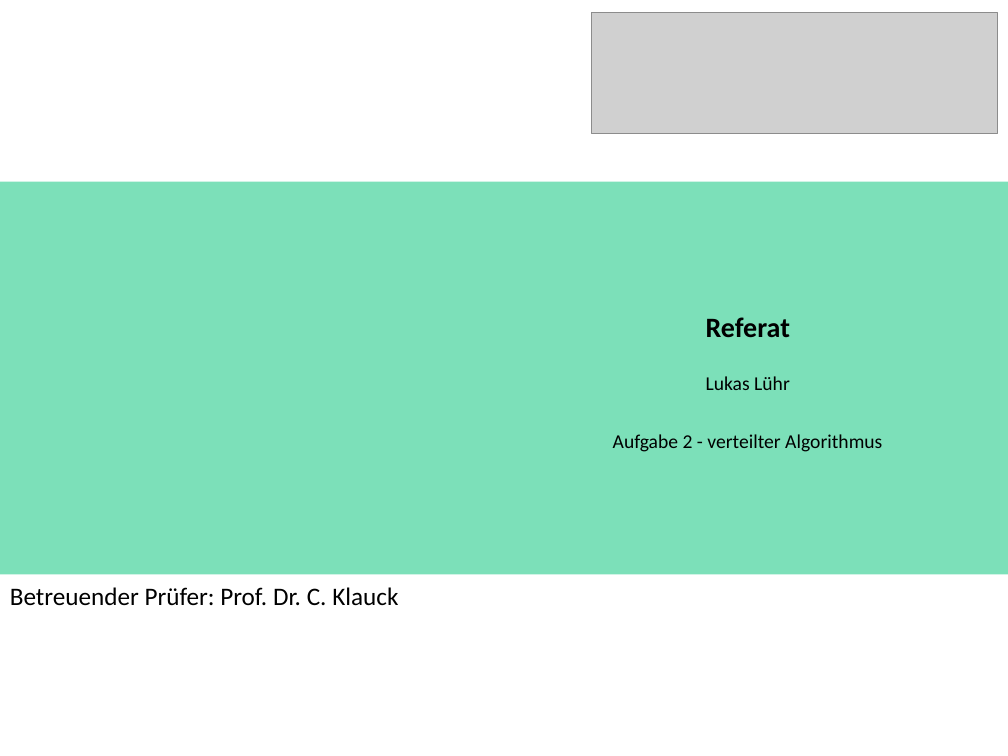
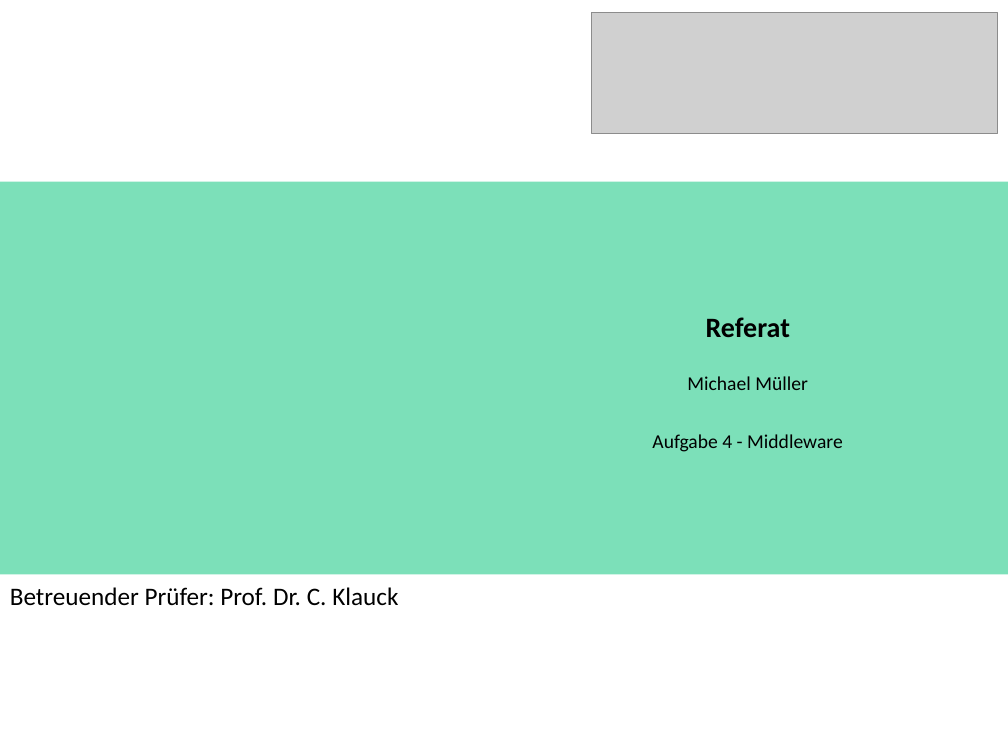
Before and after one commit to HansZimmer5000/TalDerTraenen, a slide deck: slide 1 of A4/VSP4_Mi/Design/Praesentation.pptx. Drawn at 1008x756 pixels with LibreOffice and Linux fonts; fonts in the diff are those of the drawing; grey boxes stand for pictures. Boxes give left, top, right and bottom in pixels: in the first picture for what was removed or moved away, otherwise in the second. Text is boxed around its words. In the diff, an @@ line names an element or a change of style, - is before the commit and + after.

```diff
--- a/A4/VSP4_Mi/Design/Praesentation.pptx
+++ b/A4/VSP4_Mi/Design/Praesentation.pptx
@@ text at bbox=[652, 376, 843, 452]: text changed @@
-Lukas Lühr
-Aufgabe 2 - verteilter Algorithmus
+Michael Müller
+Aufgabe 4 - Middleware
```
Also in this commit, not shown: 3 other slides changed, 9 slides added, 10 slides removed, 2 other files.
